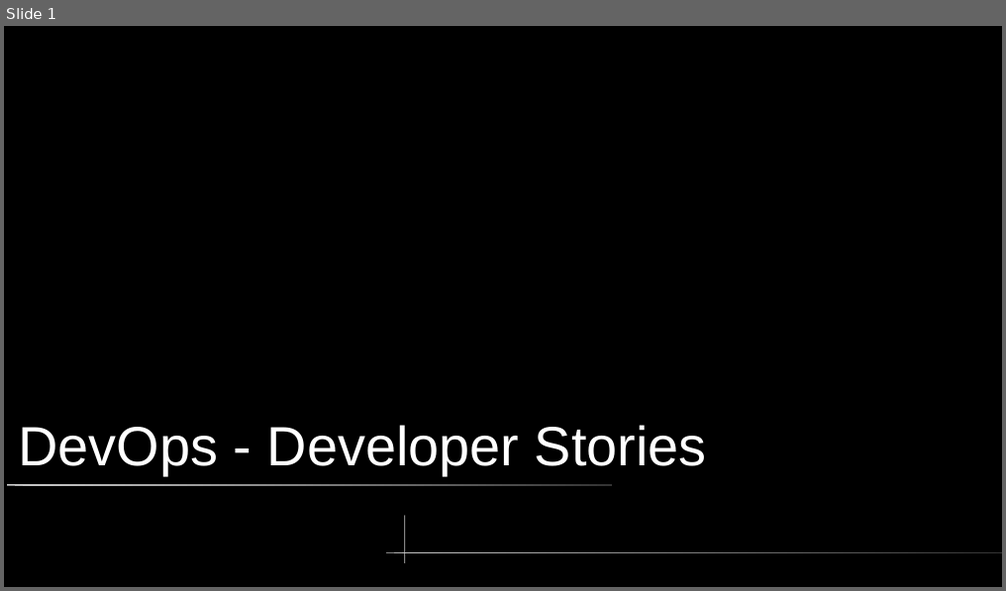
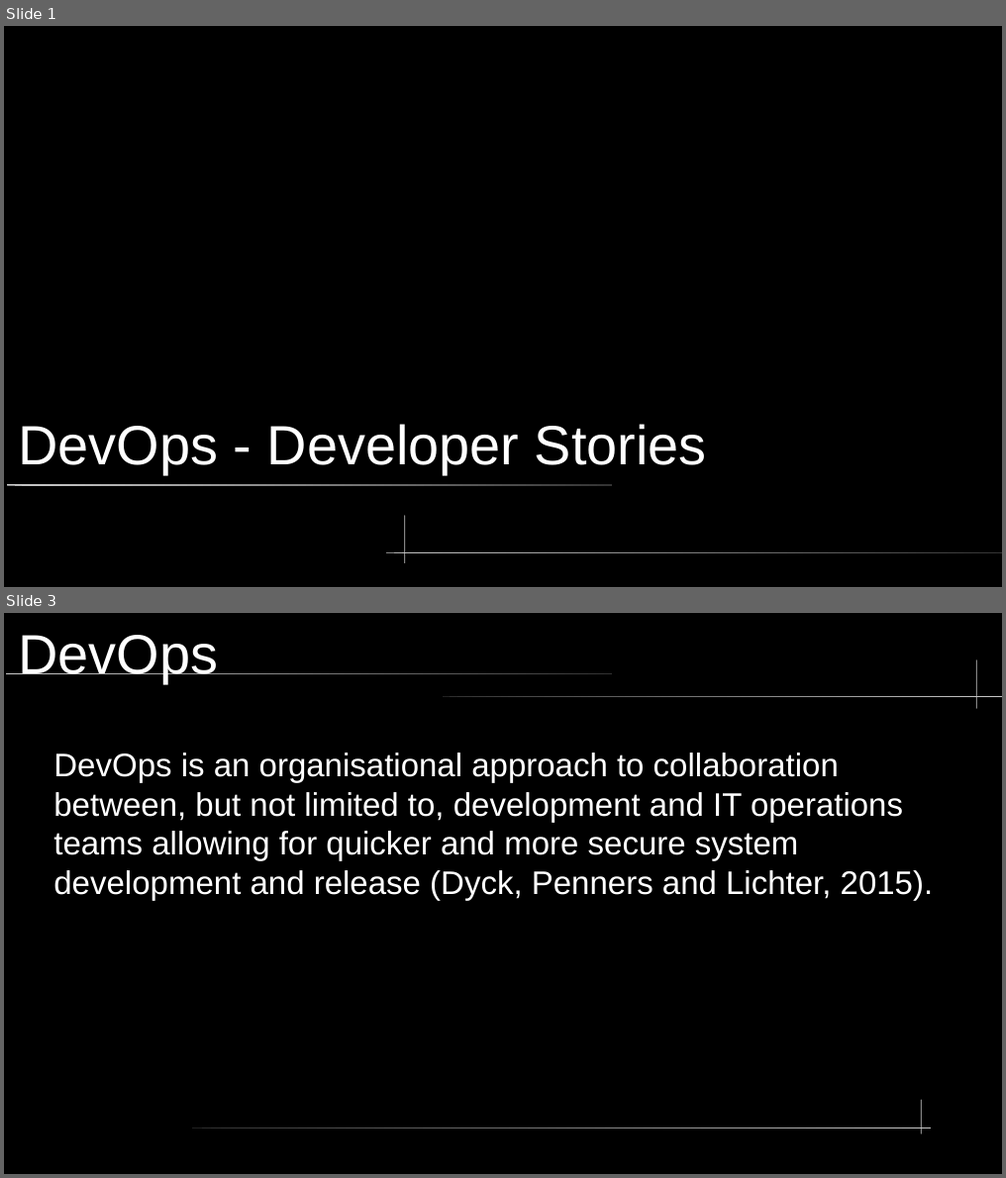
Before and after one commit to somewun/adt-devops, a slide deck: topic-02/Developer Stories.pptx. Shown one above the other, each under a label of ours: slide 1 before the commit, slides 1 and 3 after it; the slides between them are not shown. The pictures are 1006x591 and 1006x1178 pixels, drawn with LibreOffice and Linux fonts; fonts in the diff are those of the drawing. Boxes give left, top, right and bottom in pixels: in the first picture for what was removed or moved away, otherwise in the second. Text is boxed around its words. In the diff, an @@ line names an element or a change of style, - is before the commit and + after.

```diff
--- a/topic-02/Developer Stories.pptx
+++ b/topic-02/Developer Stories.pptx
@@ slide 3 added at bbox=[4, 613, 1002, 1174], background #000000 @@
@@ title added at bbox=[18, 635, 218, 683], 44 pt, text #FFFFFF @@
+DevOps
@@ freeform shape added at bbox=[976, 661, 977, 709], fill #CCCCCC @@
@@ rounded rectangle added at bbox=[6, 672, 612, 674], fill gradient #CCCCCC to #333333 @@
@@ rounded rectangle added at bbox=[444, 696, 1002, 697], fill gradient #333333 to #CCCCCC @@
@@ text added at bbox=[54, 753, 934, 901], 26 pt, text #FFFFFF @@
+DevOps is an organisational approach to collaboration between, but not limited to, development and IT operations teams allowing for quicker and more secure system development and release (Dyck, Penners and Lichter, 2015).
@@ freeform shape added at bbox=[922, 1100, 923, 1135], fill #CCCCCC @@
@@ rounded rectangle added at bbox=[192, 1128, 932, 1129], fill gradient #333333 to #CCCCCC @@
```
Also in this commit, not shown: 8 slides changed, 1 other slide added, 1 slide removed.
